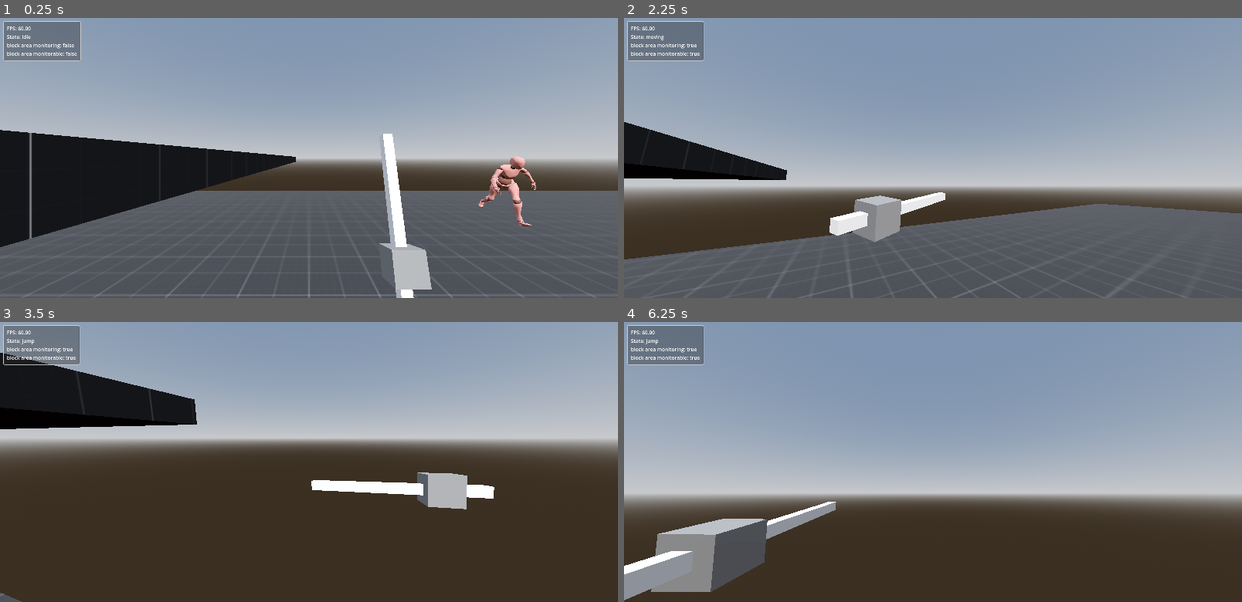
Above: before the commit, frames 1-4 (two rows, left to right).
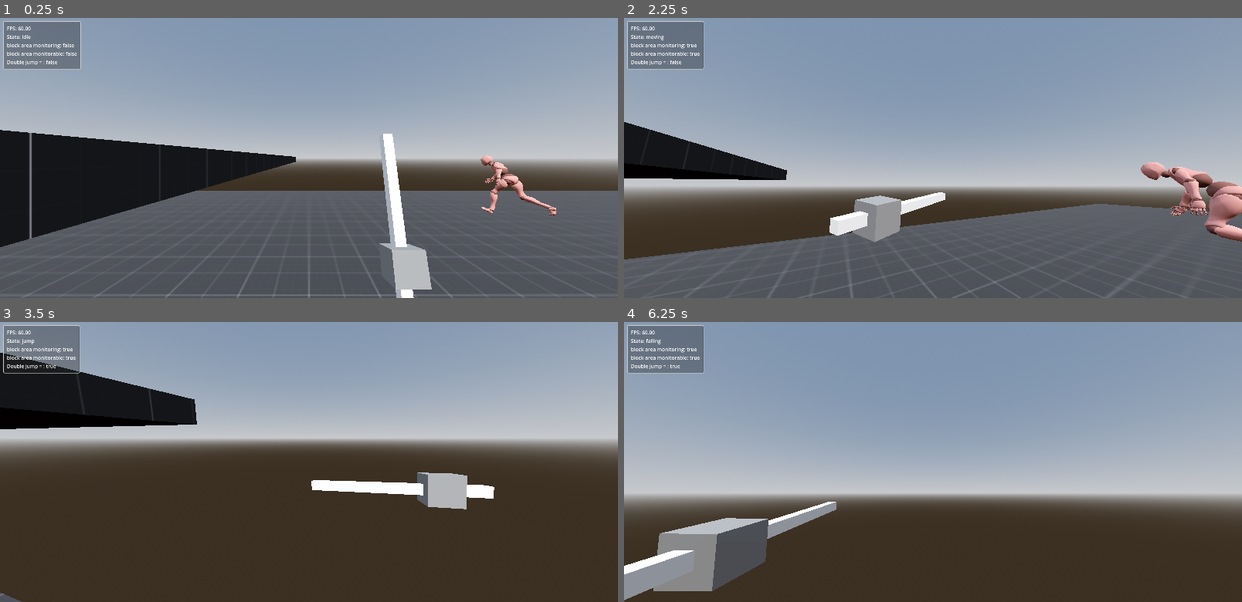
Above: after the commit, the same moments.

Repository: Bessonica/meleeFire
Game: Godot game, scene res://Scenes/Level/level.tscn
The game is run twice, just before and just after one commit, with the same random seed, the same clock (stepped at 60 frames per second) and the same inputs.
Inputs (mouse positions are in pixels of both pictures, inside the frame that each line leads up to):
- Up to frame 1 (0.25 s): no input
- Up to frame 2 (2.25 s): tap Enter at 0.5 s; move the mouse to (963, 158) at 0.52 s; hold Space (jump) 0.53-1.28 s; hold W (moveForward) from 0.53 s (still down); move the mouse to (902, 158) at 1.27 s; tap C (Crouch) at 1.35 s; tap Space (jump) at 1.52, 1.55, 1.82 s; move the mouse to (945, 152) at 2.02 s; press the mouse at (945, 152) at 2.03 s
- Up to frame 3 (3.5 s): keep holding W (moveForward); tap Space (jump) at 2.3, 3.02, 3.05, 3.32 s; move the mouse to (302, 467) at 2.77 s; release the mouse at (302, 467) at 2.78 s; right-click (302, 467) at 2.85 s
- Up to frame 4 (6.25 s): move the mouse to (976, 464) at 3.52 s; hold Shift (sprint) 3.53-4.28 s; tap Space (jump) at 3.77, 3.8, 4.07, 4.35, 4.52, 4.82, 5.3, 6.02, 6.05 s; move the mouse to (883, 459) at 4.27 s; move the mouse to (939, 462) at 5.02 s; hold C (Crouch) 5.03-5.78 s; move the mouse to (908, 456) at 5.77 s; release W (moveForward) at 5.78 s; hold D (moveRight) from 5.78 s (still down); click (908, 456) at 5.85 s

The runs differ from the first frame. In frame 1, 1.4% of the frame differs, in the area x 0-90%, y 15-75%; in frame 2, 2.3%, in the area x 0-100%, y 14-80%; in frame 3, 0.2%; in frame 4, 0.6%.

Commit message:
double jump. TODO doubleJump variable changes for no reason

Diff:
--- a/Scenes/Level/level.tscn
+++ b/Scenes/Level/level.tscn
@@ -64,7 +64,6 @@
 
 [node name="Zombie" parent="World" instance=ExtResource("3_7ho3i")]
 transform = Transform3D(1, 0, 0, 0, 1, 0, 0, 0, 1, 5, 0.364633, -5)
-activated = true
 playerPath = NodePath("../../PlayerSM")
 
 [node name="BallSpawner" parent="World" instance=ExtResource("5_myvgy")]
--- a/Scenes/PlayerStateMachine/playerStateMachine.gd
+++ b/Scenes/PlayerStateMachine/playerStateMachine.gd
@@ -10,7 +10,7 @@
 	$DebugPanelInterface.upsertDebugProperty("State", $FiniteStateMachine.current_state.name.to_lower())
 	$DebugPanelInterface.upsertDebugProperty("block area monitoring", var_to_str(weaponComponent.sword.blockArea.monitoring))
 	$DebugPanelInterface.upsertDebugProperty("block area monitorable", var_to_str(weaponComponent.sword.blockArea.monitorable))
-
+	$DebugPanelInterface.upsertDebugProperty("Double jump = ", var_to_str($FiniteStateMachine.current_state.doubleJump))
 func hit(dir, isBlocked):
 	if !var_to_str(weaponComponent.sword.blockArea.monitoring) == "true":
 		print("got hit")
--- a/Scenes/PlayerStateMachine/playerStateMachine.tscn
+++ b/Scenes/PlayerStateMachine/playerStateMachine.tscn
@@ -10,6 +10,7 @@
 [ext_resource type="PackedScene" uid="uid://bo76ikklpm25k" path="res://Scenes/player/DebugPanelInterface/DebugPanelInterface.tscn" id="7_5pm2s"]
 [ext_resource type="Script" path="res://Scripts/FSM/SlidingState.gd" id="7_f0nin"]
 [ext_resource type="Script" path="res://Scripts/FSM/JumpState.gd" id="8_ger81"]
+[ext_resource type="Script" path="res://Scripts/FSM/FallingState.gd" id="10_vvgvw"]
 
 [sub_resource type="CapsuleMesh" id="CapsuleMesh_082hr"]
 
@@ -389,6 +390,9 @@
 [node name="Jump" type="Node" parent="FiniteStateMachine"]
 script = ExtResource("8_ger81")
 
+[node name="Falling" type="Node" parent="FiniteStateMachine"]
+script = ExtResource("10_vvgvw")
+
 [node name="AnimationPlayer" type="AnimationPlayer" parent="."]
 libraries = {
 "": SubResource("AnimationLibrary_ld0ph")
--- /dev/null
+++ b/Scripts/FSM/FallingState.gd
@@ -0,0 +1,31 @@
+extends PlayerMovementState
+class_name PlayerFalling
+
+
+
+
+
+func Enter(previousState):
+
+	print("fallins state entered doubleJump = ", doubleJump)
+	pass
+	#doubleJump = false
+
+func InputInState(event: InputEvent):
+	if event.is_action_pressed("jump") and doubleJump == false:
+		PLAYER.velocity.y = 4.5
+		doubleJump = true
+
+func Update(_delta:float):
+	if not PLAYER.is_on_floor():
+		PLAYER.velocity.y -= gravity * _delta
+
+	#fov
+	var velocity_clamped = clamp(PLAYER.velocity.length(), 0.5, SPRINT_SPEED * 2)
+	var target_fov = BASE_FOV + FOV_CHANGE * velocity_clamped
+	CAMERA.fov = lerp(CAMERA.fov, target_fov, _delta * 8.0)
+
+	PLAYER.move_and_slide()
+
+	if PLAYER.is_on_floor():
+		state_transition.emit(self, "idle")
--- a/Scripts/FSM/JumpState.gd
+++ b/Scripts/FSM/JumpState.gd
@@ -2,19 +2,27 @@
 class_name PlayerJump
 
 
-var doubleJump: bool
+#var doubleJump: bool
 
 func Enter(previousState):
 	doubleJump = false
-
 	speed = WALK_SPEED
 	PLAYER.velocity.y += 4.5
 	ANIMATIONPLAYER.pause()
+
+
+func Exit():
+	if doubleJump:
+		doubleJump = true
+	else:
+		doubleJump = false
 
 func InputInState(event: InputEvent):
 	if event.is_action_pressed("jump") and doubleJump == false:
 		PLAYER.velocity.y = 4.5
 		doubleJump = true
+
+	#	jump strength
 	if event.is_action_released("jump"):
 		if PLAYER.velocity.y > 0:
 			PLAYER.velocity.y = PLAYER.velocity.y / 2.0
@@ -26,24 +34,16 @@
 	var input_dir = Input.get_vector("moveLeft", "moveRight", "moveForward", "moveBackward")
 	var direction = (PLAYER.transform.basis * Vector3(input_dir.x, 0, input_dir.y)).normalized()
 
-
-	#else:
-	#	PLAYER.velocity.x = lerp(PLAYER.velocity.x, direction.x * speed, _delta * 3.0)
-	#	PLAYER.velocity.z = lerp(PLAYER.velocity.z, direction.z * speed, _delta * 3.0)
-
-
-	t_bob += _delta * PLAYER.velocity.length() * float(PLAYER.is_on_floor())
-	#CAMERA.transform.origin = _headbob(t_bob)
-
 	#fov
 	var velocity_clamped = clamp(PLAYER.velocity.length(), 0.5, SPRINT_SPEED * 2)
 	var target_fov = BASE_FOV + FOV_CHANGE * velocity_clamped
 	CAMERA.fov = lerp(CAMERA.fov, target_fov, _delta * 8.0)
 
-#	if PLAYER.velocity < Vector3(0.004, 0.004, 0.004):
-#		state_transition.emit(self, "idle")
 
 	PLAYER.move_and_slide()
 
+	if PLAYER.velocity.y < -3.0 and !PLAYER.is_on_floor():
+		state_transition.emit(self, "Falling")
+
 	if PLAYER.is_on_floor():
 		state_transition.emit(self, "idle")
--- a/Scripts/FSM/MoveState.gd
+++ b/Scripts/FSM/MoveState.gd
@@ -9,8 +9,10 @@
 
 # Called when the node enters the scene tree for the first time.
 func Enter(previousState):
+	print("enntered move state")
 	speed = WALK_SPEED
 	isCurrent = true
+	doubleJump = false
 
 func Exit():
 	isCurrent = false
--- a/Scripts/FSM/PlayerMovementState.gd
+++ b/Scripts/FSM/PlayerMovementState.gd
@@ -14,6 +14,7 @@
 const BASE_FOV = 75.0
 const FOV_CHANGE = 0.7
 
+var doubleJump: bool
 
 # Called every frame. 'delta' is the elapsed time since the previous frame.
 func _process(delta):
--- a/Scripts/FSM/SprintState.gd
+++ b/Scripts/FSM/SprintState.gd
@@ -25,6 +25,7 @@
 func Enter(previousState):
 	isCurrent = true
 	speed = SPRINT_SPEED
+	#doubleJump = false
 
 func Exit():
 	isCurrent = false
--- a/Scripts/FSM/idleState.gd
+++ b/Scripts/FSM/idleState.gd
@@ -13,11 +13,15 @@
 	#	MOUSE_MODE_VISIBLE
 	#	MOUSE_MODE_CAPTURED
 	isCurrent = true
+	#doubleJump = false
 	#animator.play("Idle")
 
 func InputInState(event: InputEvent):
 	if event.is_action_pressed("Crouch") and PLAYER.is_on_floor():
 		state_transition.emit(self, "Crouch")
+
+	if event.is_action_pressed("jump") and PLAYER.is_on_floor():
+		state_transition.emit(self, "Jump")
 
 func Update(_delta : float):
 	if not PLAYER.is_on_floor():
@@ -27,7 +31,8 @@
 	if(Input.get_vector("moveLeft", "moveRight", "moveForward", "moveBackward")):
 		state_transition.emit(self, "Moving")
 
-
+	if PLAYER.velocity.y < -3.0 and !PLAYER.is_on_floor():
+		state_transition.emit(self, "Falling")
 
 func Exit():
 	isCurrent = false
Not shown: 1 places in Scenes/PlayerStateMachine/playerStateMachine.tscn that only renumber resources
